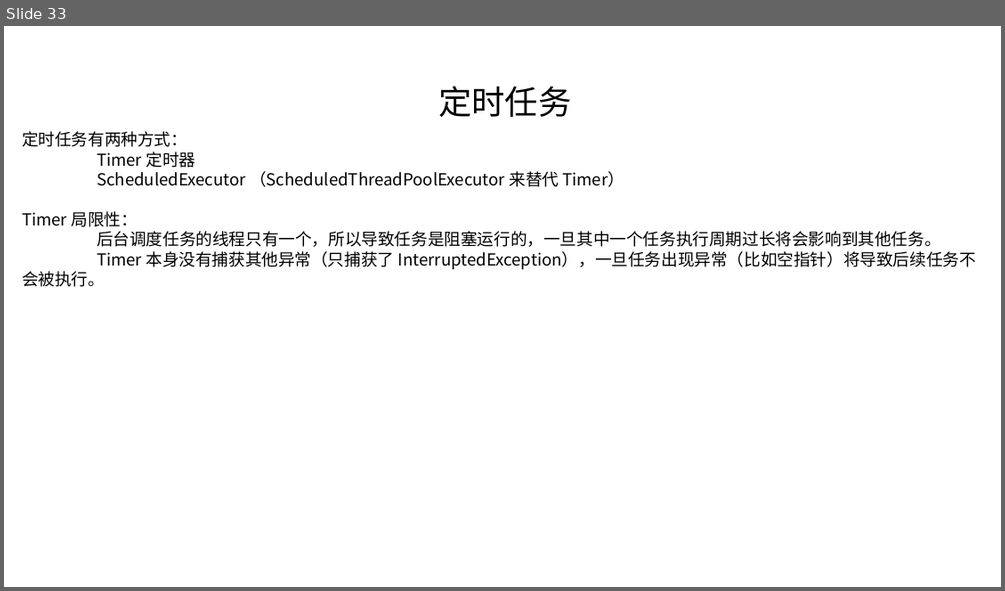
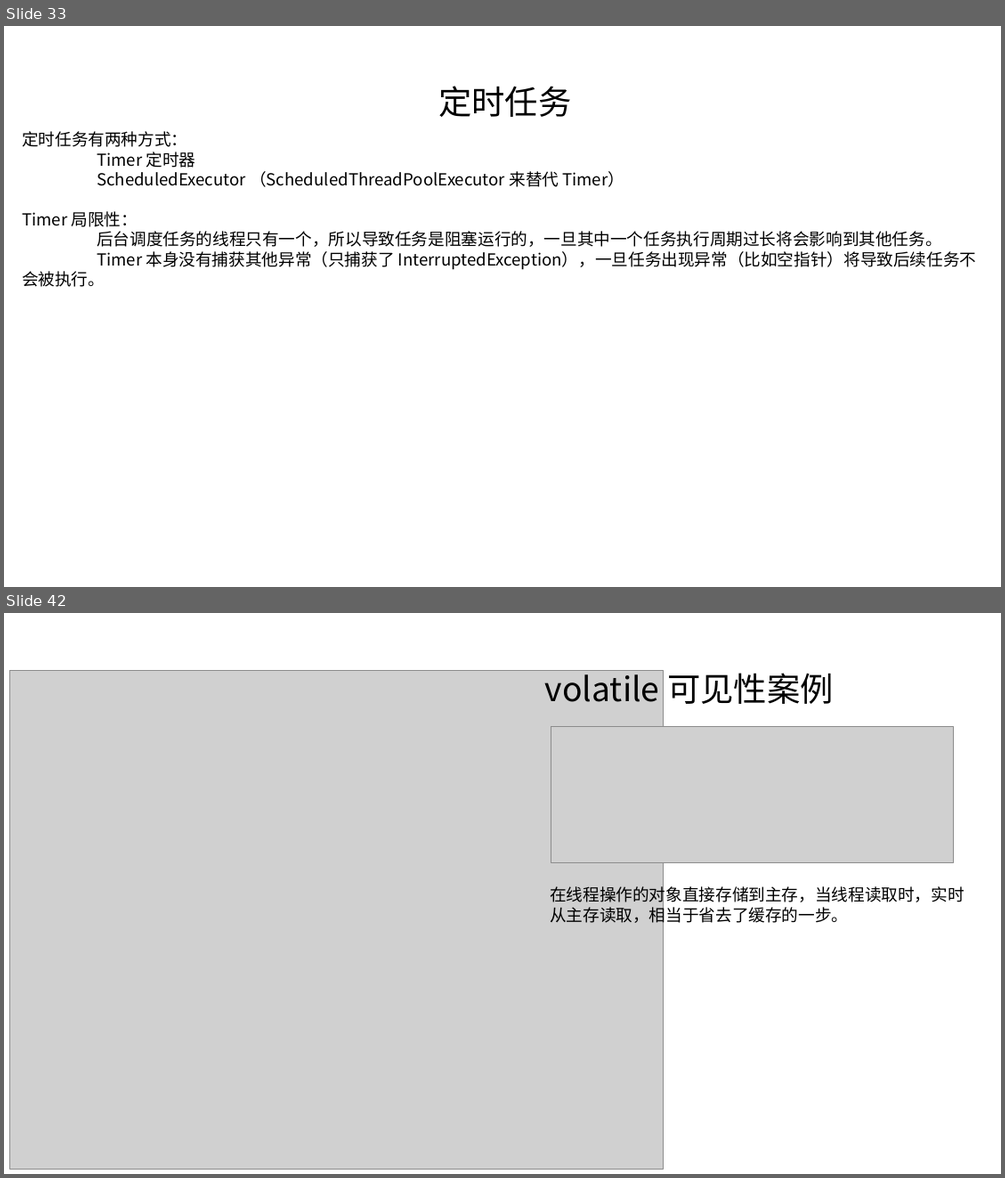
Before and after one commit to linkknown/PPT, a slide deck: 基础PPT/第10章：Java并发基础.pptx. Shown one above the other, each under a label of ours: slide 33 before the commit, slides 33 and 42 after it; the slides between them are not shown. The pictures are 1005x591 and 1005x1178 pixels, drawn with LibreOffice and Linux fonts; fonts in the diff are those of the drawing; grey boxes stand for pictures; background and template pictures are left out. Boxes give left, top, right and bottom in pixels: in the first picture for what was removed or moved away, otherwise in the second. Text is boxed around its words. In the diff, an @@ line names an element or a change of style, - is before the commit and + after.

```diff
--- a/基础PPT/第10章：Java并发基础.pptx
+++ b/基础PPT/第10章：Java并发基础.pptx
@@ slide 42 added at (4, 613, 1001, 1174), background picture (left out) @@
@@ picture added at (9, 671, 663, 1169) @@
@@ text added at (545, 668, 833, 704), 32 pt, text #000000 @@
+volatile 可见性案例
@@ picture added at (550, 726, 953, 862) @@
@@ text added at (550, 884, 963, 926), 16 pt, text #000000 @@
+在线程操作的对象直接存储到主存，当线程读取时，实时从主存读取，相当于省去了缓存的一步。
```
Also in this commit, not shown: 1 slide changed, 10 other slides added, 1 other file.
